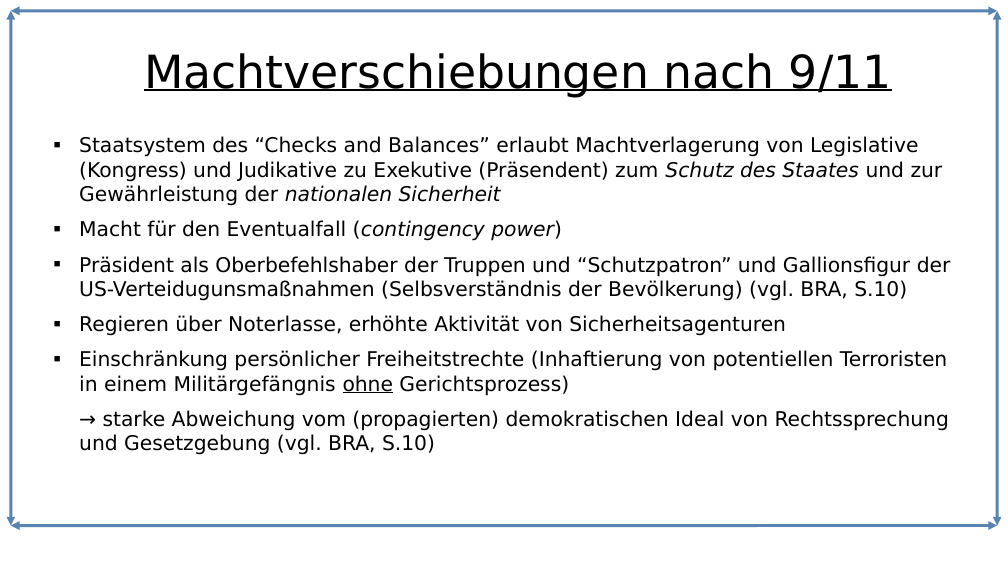
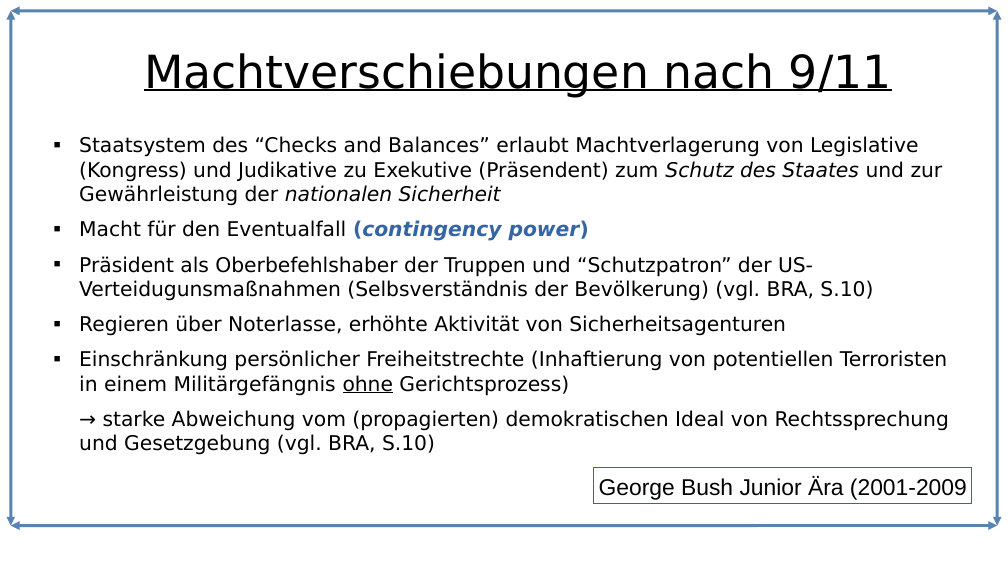
Before and after one commit to Lacrimus/Referat-Geschichte-USA-die-einzig-verbleibende-Weltmacht-, a slide deck: slide 16 of USA-die-einzig-verbleibende-Weltmacht.odp (slide 14 before the commit). Drawn at 1008x567 pixels with LibreOffice and Linux fonts; fonts in the diff are those of the drawing. Boxes give left, top, right and bottom in pixels: in the first picture for what was removed or moved away, otherwise in the second. Text is boxed around its words. In the diff, an @@ line names an element or a change of style, - is before the commit and + after.

```diff
--- a/USA-die-einzig-verbleibende-Weltmacht.odp
+++ b/USA-die-einzig-verbleibende-Weltmacht.odp
@@ text at box(79, 220, 589, 241): text colour #000000 to #3465A4, bold on in "(contingency power)" @@
@@ text at box(79, 256, 873, 301): text changed @@
-■ Präsident als Oberbefehlshaber der Truppen und “Schutzpatron” und Gallionsfigur der US-Verteidugunsmaßnahmen (Selbsverständnis der Bevölkerung) (vgl. BRA, S.10)
+■ Präsident als Oberbefehlshaber der Truppen und “Schutzpatron” der US-Verteidugunsmaßnahmen (Selbsverständnis der Bevölkerung) (vgl. BRA, S.10)
@@ rectangle added at box(595, 468, 972, 504), fill #FFFFFF, outline #3465A4 0 pt, 18 pt, text #000000 @@
+George Bush Junior Ära (2001-2009
```
Also in this commit, not shown: 16 other slides changed, 3 slides added, 1 slide removed, 9 other files.
